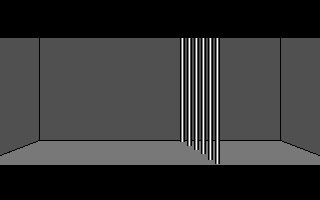
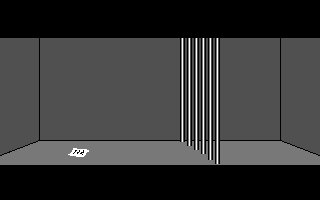
Layer changes from the first (320, 200) image to the second:
added layer "paper" above "mesh" over [68, 148, 89, 157]
